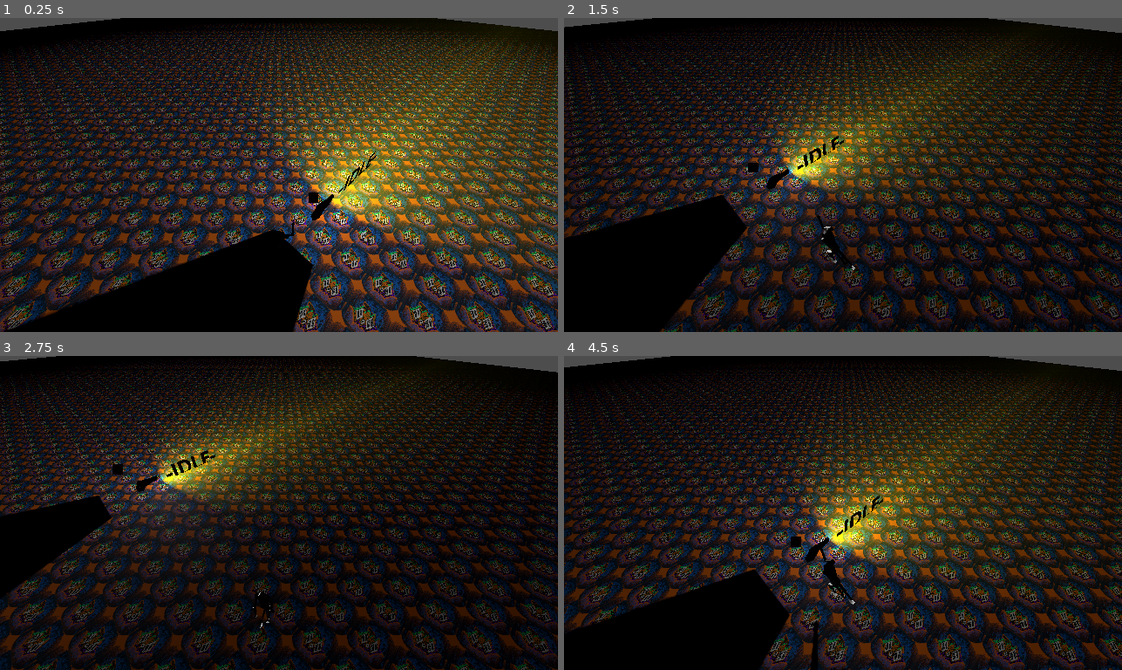
Above: before the commit, frames 1-4 (two rows, left to right).
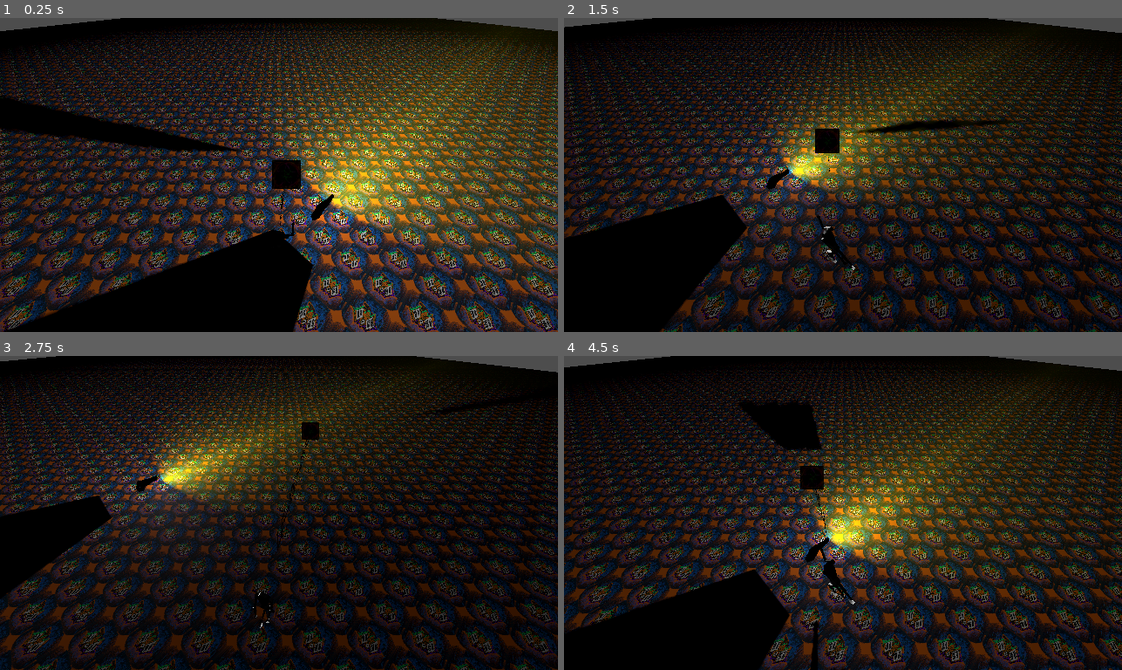
Above: after the commit, the same moments.

Repository: officialErnests/mut-4rr-
Game: Godot game, scene res://Scenes/test.tscn
Two runs of this game, one before a commit and one after it. Both use one fixed random seed, a clock stepped at 60 frames per second and the inputs below.
Inputs (mouse positions are in pixels of both pictures, inside the frame that each line leads up to):
- Up to frame 1 (0.25 s): no input
- Up to frame 2 (1.5 s): tap Enter at 0.5 s; move the mouse to (965, 159) at 0.52 s; press the mouse at (965, 159) at 0.53 s; hold D (right) 0.53-1.28 s; move the mouse to (731, 190) at 1.27 s; release the mouse at (731, 190) at 1.28 s; hold S (backward) from 1.28 s (still down); tap Shift (sprint) at 1.35 s
- Up to frame 3 (2.75 s): move the mouse to (334, 443) at 2.02 s; release S (backward) at 2.03 s; press the mouse at (334, 443) at 2.03 s; hold D (right) from 2.03 s (still down)
- Up to frame 4 (4.5 s): move the mouse to (815, 575) at 2.77 s; release D (right) at 2.78 s; release the mouse at (815, 575) at 2.78 s; hold W (forward) 2.78-3.53 s; tap Shift (sprint) at 2.85, 4.35 s; move the mouse to (1010, 560) at 3.52 s; press the mouse at (1010, 560) at 3.53 s; hold A (left) from 3.53 s (still down); move the mouse to (675, 465) at 4.27 s; release the mouse at (675, 465) at 4.28 s

The runs differ from the first frame. In frame 1, 2.5% of the frame differs, in the area x 0-68%, y 25-67%; in frame 2, 0.9%; in frame 3, 0.5%; in frame 4, 1.3%.
Error after the commit: Parse Error: Annotation "@export" cannot be applied to a function. (res://Scripts/item.gd:12)

Commit message:
I AM DONE WITH TOOLS >:((

Diff:
--- a/Scenes/game.tscn
+++ b/Scenes/game.tscn
@@ -55,7 +55,7 @@
 camera_attributes = SubResource("CameraAttributesPractical_qxrlw")
 
 [node name="StaticBody3D" type="StaticBody3D" parent="."]
-collision_layer = 7
+collision_layer = 15
 
 [node name="MeshInstance3D" type="MeshInstance3D" parent="StaticBody3D"]
 material_override = SubResource("StandardMaterial3D_qxrlw")
@@ -66,7 +66,7 @@
 
 [node name="StaticBody3D2" type="StaticBody3D" parent="."]
 transform = Transform3D(0.9659258, 0.25881904, 0, -0.25881904, 0.9659258, 0, 0, 0, 1, -19.5, 2.5, 0)
-collision_layer = 7
+collision_layer = 15
 
 [node name="MeshInstance3D" type="MeshInstance3D" parent="StaticBody3D2"]
 material_override = SubResource("StandardMaterial3D_qxrlw")
--- a/Scenes/items/pistol.tscn
+++ b/Scenes/items/pistol.tscn
@@ -1,86 +1,12 @@
-[gd_scene load_steps=19 format=3 uid="uid://b3o55eubyfvcu"]
+[gd_scene load_steps=6 format=3 uid="uid://b3o55eubyfvcu"]
 
 [ext_resource type="PackedScene" uid="uid://d27ox066bvw2q" path="res://Assets/pistol.fbx" id="1_v2aij"]
 [ext_resource type="PackedScene" uid="uid://sniksy4nvnio" path="res://Scenes/item.tscn" id="2_bgrny"]
 [ext_resource type="Material" uid="uid://b3aqa3jh0vjre" path="res://Assets/Materials/metal.tres" id="2_wnart"]
 [ext_resource type="Script" uid="uid://b5kv5ttlwlpi5" path="res://Scripts/handle_shoot.gd" id="4_1kwx8"]
-[ext_resource type="Script" uid="uid://dcpwb4aalddig" path="res://Scripts/gun_visual.gd" id="5_fx7r4"]
-[ext_resource type="Texture2D" uid="uid://b6apxjep8wnwf" path="res://Assets/cursor.png" id="7_t8rfc"]
-[ext_resource type="Script" uid="uid://c2qad2apg860v" path="res://Scripts/label_sizer.gd" id="8_nya4u"]
 
 [sub_resource type="BoxShape3D" id="BoxShape3D_bgrny"]
 size = Vector3(0.2, 0.5, 1)
-
-[sub_resource type="StandardMaterial3D" id="StandardMaterial3D_21gyy"]
-shading_mode = 0
-albedo_color = Color(0.13, 0.13, 0.13, 1)
-albedo_texture = ExtResource("7_t8rfc")
-billboard_mode = 1
-billboard_keep_scale = true
-fixed_size = true
-
-[sub_resource type="QuadMesh" id="QuadMesh_fo338"]
-
-[sub_resource type="StandardMaterial3D" id="StandardMaterial3D_iye42"]
-blend_mode = 1
-no_depth_test = true
-shading_mode = 0
-albedo_color = Color(0.003921569, 0, 0, 1)
-grow = true
-grow_amount = -0.158
-
-[sub_resource type="CylinderMesh" id="CylinderMesh_wdpvw"]
-top_radius = 0.0
-radial_segments = 4
-rings = 0
-
-[sub_resource type="StandardMaterial3D" id="StandardMaterial3D_uypta"]
-blend_mode = 1
-cull_mode = 2
-no_depth_test = true
-shading_mode = 0
-albedo_color = Color(0, 0, 0.003921569, 1)
-heightmap_scale = 8.468
-grow_amount = -0.315
-point_size = 36.9
-fov_override = 50.0
-
-[sub_resource type="TorusMesh" id="TorusMesh_ybdjb"]
-inner_radius = 2.8
-outer_radius = 3.0
-rings = 4
-ring_segments = 4
-
-[sub_resource type="StandardMaterial3D" id="StandardMaterial3D_qvc5s"]
-blend_mode = 1
-cull_mode = 2
-shading_mode = 0
-albedo_color = Color(0, 0.003921569, 0, 1)
-heightmap_scale = 8.468
-grow_amount = -0.315
-point_size = 36.9
-fov_override = 50.0
-
-[sub_resource type="TorusMesh" id="TorusMesh_7kt45"]
-inner_radius = 1.6
-outer_radius = 2.0
-rings = 4
-ring_segments = 4
-
-[sub_resource type="StandardMaterial3D" id="StandardMaterial3D_o8ibb"]
-blend_mode = 1
-cull_mode = 2
-shading_mode = 0
-albedo_color = Color(0.003921569, 0, 0, 1)
-heightmap_scale = 8.468
-grow_amount = -0.315
-point_size = 36.9
-fov_override = 50.0
-
-[sub_resource type="TorusMesh" id="TorusMesh_wlkew"]
-inner_radius = 0.4
-rings = 4
-ring_segments = 4
 
 [node name="Pistol" type="RigidBody3D" groups=["item"]]
 
@@ -97,18 +23,7 @@
 light = NodePath("../XD")
 light_pt2 = NodePath("../FLASH2")
 hiddens = NodePath("../hiddens")
-cursor_handler = NodePath("../GunVisual")
-
-[node name="GunVisual" type="Node" parent="." node_paths=PackedStringArray("GUN", "POINTER", "POINTER_LEFT", "POINTER_GOAL", "POINTER_GROUND", "POINTER_GROUND_NORM")]
-script = ExtResource("5_fx7r4")
-GUN = NodePath("..")
-POINTER = NodePath("../hiddens/POINTER")
-POINTER_LEFT = NodePath("../hiddens/POINTER_LEFT")
-POINTER_GOAL = NodePath("../hiddens/POINTER_END")
-POINTER_GROUND = NodePath("../hiddens/GROUND_POINTER")
-POINTER_GROUND_NORM = NodePath("../hiddens/POINTER_BOTTOM")
-smoothing = 4.0
-below_cursor_distance = 10
+cursor_handler = NodePath("")
 
 [node name="Collider" type="CollisionShape3D" parent="."]
 transform = Transform3D(1, 0, 0, 0, 1, 0, 0, 0, 1, 0, -0.050000012, 0)
@@ -116,68 +31,6 @@
 
 [node name="hiddens" type="Node3D" parent="."]
 transform = Transform3D(1, 0, 0, 0, 1, 0, 0, 0, 1, 0, 0, 0.7)
-
-[node name="POINTER_END" type="MeshInstance3D" parent="hiddens"]
-transform = Transform3D(0.05, 0, 0, 0, 0.05, 0, 0, 0, 0.05, 0, 1, 0)
-material_override = SubResource("StandardMaterial3D_21gyy")
-mesh = SubResource("QuadMesh_fo338")
-skeleton = NodePath("")
-
-[node name="POINTER" type="Label3D" parent="hiddens"]
-transform = Transform3D(-4.371139e-08, 0, 1, 0, 1, 0, -1, 0, -4.371139e-08, 0, 0, -3)
-double_sided = false
-alpha_cut = 1
-alpha_scissor_threshold = 0.7
-texture_filter = 0
-modulate = Color(0.039215688, 0, 0, 1)
-outline_modulate = Color(0, 0.019607844, 0.019607844, 1)
-text = "A"
-font_size = 200
-outline_size = 20
-uppercase = true
-script = ExtResource("8_nya4u")
-scroll_dir = 10
-
-[node name="POINTER_LEFT" type="Label3D" parent="hiddens"]
-transform = Transform3D(-4.371139e-08, 0, -1, 0, 1, 0, 1, 0, -4.371139e-08, 0, 0, -3)
-double_sided = false
-alpha_cut = 1
-alpha_scissor_threshold = 0.7
-texture_filter = 0
-modulate = Color(0.039215688, 0, 0, 1)
-outline_modulate = Color(0, 0.019607844, 0.019607844, 1)
-text = "A
-"
-font_size = 200
-outline_size = 20
-uppercase = true
-script = ExtResource("8_nya4u")
-
-[node name="GROUND_POINTER" type="MeshInstance3D" parent="hiddens"]
-material_override = SubResource("StandardMaterial3D_iye42")
-mesh = SubResource("CylinderMesh_wdpvw")
-skeleton = NodePath("")
-
-[node name="POINTER_BOTTOM" type="Node3D" parent="hiddens"]
-transform = Transform3D(-1, 0, 8.742278e-08, 0, 1, 0, -8.742278e-08, 0, -1, 0, 0, 0)
-
-[node name="POINTER_BOTTOM" type="MeshInstance3D" parent="hiddens/POINTER_BOTTOM"]
-transform = Transform3D(0.5, 0, 0, 0, 0.5, 0, 0, 0, 0.5, 0, 0, 0)
-material_override = SubResource("StandardMaterial3D_uypta")
-mesh = SubResource("TorusMesh_ybdjb")
-skeleton = NodePath("")
-
-[node name="POINTER_BOTTOM2" type="MeshInstance3D" parent="hiddens/POINTER_BOTTOM"]
-transform = Transform3D(0.5, 0, 0, 0, 0.5, 0, 0, 0, 0.5, 0, 0, 0)
-material_override = SubResource("StandardMaterial3D_qvc5s")
-mesh = SubResource("TorusMesh_7kt45")
-skeleton = NodePath("")
-
-[node name="POINTER_BOTTOM3" type="MeshInstance3D" parent="hiddens/POINTER_BOTTOM"]
-transform = Transform3D(0.5, 0, 0, 0, 0.5, 0, 0, 0, 0.5, 0, 0, 0)
-material_override = SubResource("StandardMaterial3D_o8ibb")
-mesh = SubResource("TorusMesh_wlkew")
-skeleton = NodePath("")
 
 [node name="SpotLight3D" type="SpotLight3D" parent="hiddens"]
 transform = Transform3D(1, 0, 0, 0, 1, 0, 0, 0, 1, -0.2, -1.1920929e-07, -1)
--- a/Scenes/player.tscn
+++ b/Scenes/player.tscn
@@ -1,9 +1,12 @@
-[gd_scene load_steps=12 format=3 uid="uid://bpgaix3cftid6"]
+[gd_scene load_steps=25 format=3 uid="uid://bpgaix3cftid6"]
 
 [ext_resource type="Script" uid="uid://c73bn6ajbmaj" path="res://Scripts/player.gd" id="1_v0iea"]
 [ext_resource type="Script" uid="uid://1f0q4ofhgup" path="res://Scripts/gun_pointer.gd" id="2_cvnsp"]
+[ext_resource type="Script" uid="uid://dcpwb4aalddig" path="res://Scripts/gun_visual.gd" id="3_6t5aa"]
 [ext_resource type="Script" uid="uid://crc1oiqwmss8" path="res://Scripts/body_animator.gd" id="3_gymyn"]
 [ext_resource type="Script" uid="uid://cx0dgxu33maxl" path="res://Scripts/itemManager.gd" id="4_8erm5"]
+[ext_resource type="Script" uid="uid://c2qad2apg860v" path="res://Scripts/label_sizer.gd" id="4_vgqql"]
+[ext_resource type="Texture2D" uid="uid://b6apxjep8wnwf" path="res://Assets/cursor.png" id="6_f1ek2"]
 [ext_resource type="Script" uid="uid://c65dhkofbptrf" path="res://Scripts/look_at.gd" id="7_3smsa"]
 [ext_resource type="Script" uid="uid://bjuxy6pujas3c" path="res://Scripts/CursorToPoint.gd" id="7_8erm5"]
 [ext_resource type="PackedScene" uid="uid://dtohjmomqtvq3" path="res://Scenes/body.tscn" id="7_f1ek2"]
@@ -16,6 +19,76 @@
 
 [sub_resource type="BoxShape3D" id="BoxShape3D_8erm5"]
 size = Vector3(2, 2, 2)
+
+[sub_resource type="StandardMaterial3D" id="StandardMaterial3D_pu2lt"]
+shading_mode = 0
+albedo_color = Color(0.13, 0.13, 0.13, 1)
+albedo_texture = ExtResource("6_f1ek2")
+billboard_mode = 1
+billboard_keep_scale = true
+
+[sub_resource type="QuadMesh" id="QuadMesh_ukyrk"]
+
+[sub_resource type="StandardMaterial3D" id="StandardMaterial3D_7dp3o"]
+blend_mode = 1
+no_depth_test = true
+shading_mode = 0
+albedo_color = Color(0.003921569, 0, 0, 1)
+grow = true
+grow_amount = -0.158
+
+[sub_resource type="CylinderMesh" id="CylinderMesh_h4iuc"]
+top_radius = 0.0
+radial_segments = 4
+rings = 0
+
+[sub_resource type="StandardMaterial3D" id="StandardMaterial3D_fd4e3"]
+blend_mode = 1
+cull_mode = 2
+no_depth_test = true
+shading_mode = 0
+albedo_color = Color(0, 0, 0.003921569, 1)
+heightmap_scale = 8.468
+grow_amount = -0.315
+point_size = 36.9
+fov_override = 50.0
+
+[sub_resource type="TorusMesh" id="TorusMesh_qqcod"]
+inner_radius = 2.8
+outer_radius = 3.0
+rings = 4
+ring_segments = 4
+
+[sub_resource type="StandardMaterial3D" id="StandardMaterial3D_igrcy"]
+blend_mode = 1
+cull_mode = 2
+shading_mode = 0
+albedo_color = Color(0, 0.003921569, 0, 1)
+heightmap_scale = 8.468
+grow_amount = -0.315
+point_size = 36.9
+fov_override = 50.0
+
+[sub_resource type="TorusMesh" id="TorusMesh_fs7ks"]
+inner_radius = 1.6
+outer_radius = 2.0
+rings = 4
+ring_segments = 4
+
+[sub_resource type="StandardMaterial3D" id="StandardMaterial3D_l6n3p"]
+blend_mode = 1
+cull_mode = 2
+shading_mode = 0
+albedo_color = Color(0.003921569, 0, 0, 1)
+heightmap_scale = 8.468
+grow_amount = -0.315
+point_size = 36.9
+fov_override = 50.0
+
+[sub_resource type="TorusMesh" id="TorusMesh_olqyp"]
+inner_radius = 0.4
+rings = 4
+ring_segments = 4
 
 [node name="Player" type="CharacterBody3D"]
 collision_mask = 8
@@ -108,3 +181,80 @@
 node_to_stick = NodePath("../ItemSlot")
 
 [node name="ItemSlot" type="Node3D" parent="ItemHolder"]
+
+[node name="Pointer" type="Node3D" parent="ItemHolder"]
+
+[node name="Pointer" type="Node" parent="ItemHolder/Pointer" node_paths=PackedStringArray("LOOK_AT", "GUN", "POINTER", "POINTER_LEFT", "POINTER_GOAL", "POINTER_GROUND", "POINTER_GROUND_NORM")]
+script = ExtResource("3_6t5aa")
+enabled = true
+LOOK_AT = NodePath("../../../Gun_Look_at")
+GUN = NodePath("..")
+POINTER = NodePath("../POINTER")
+POINTER_LEFT = NodePath("../POINTER_LEFT")
+POINTER_GOAL = NodePath("../POINTER_END")
+POINTER_GROUND = NodePath("../GROUND_POINTER")
+POINTER_GROUND_NORM = NodePath("../POINTER_BOTTOM")
+smoothing = 4.0
+below_cursor_distance = 10
+
+[node name="POINTER_END" type="MeshInstance3D" parent="ItemHolder/Pointer"]
+transform = Transform3D(1, 0, 0, 0, 1, 0, 0, 0, 1, 0, 1.0000001, 0)
+material_override = SubResource("StandardMaterial3D_pu2lt")
+mesh = SubResource("QuadMesh_ukyrk")
+skeleton = NodePath("")
+
+[node name="POINTER" type="Label3D" parent="ItemHolder/Pointer"]
+transform = Transform3D(-4.371139e-08, 0, 1, 0, 1, 0, -1, 0, -4.371139e-08, 0, 0, -3)
+double_sided = false
+alpha_cut = 1
+alpha_scissor_threshold = 0.7
+texture_filter = 0
+modulate = Color(0.039215688, 0, 0, 1)
+outline_modulate = Color(0, 0.019607844, 0.019607844, 1)
+text = "A"
+font_size = 200
+outline_size = 20
+uppercase = true
+script = ExtResource("4_vgqql")
+scroll_dir = 10
+
+[node name="POINTER_LEFT" type="Label3D" parent="ItemHolder/Pointer"]
+transform = Transform3D(-4.371139e-08, 0, -1, 0, 1, 0, 1, 0, -4.371139e-08, 0, 0, -3)
+double_sided = false
+alpha_cut = 1
+alpha_scissor_threshold = 0.7
+texture_filter = 0
+modulate = Color(0.039215688, 0, 0, 1)
+outline_modulate = Color(0, 0.019607844, 0.019607844, 1)
+text = "A
+"
+font_size = 200
+outline_size = 20
+uppercase = true
+script = ExtResource("4_vgqql")
+
+[node name="GROUND_POINTER" type="MeshInstance3D" parent="ItemHolder/Pointer"]
+material_override = SubResource("StandardMaterial3D_7dp3o")
+mesh = SubResource("CylinderMesh_h4iuc")
+skeleton = NodePath("")
+
+[node name="POINTER_BOTTOM" type="Node3D" parent="ItemHolder/Pointer"]
+transform = Transform3D(-1, 0, 8.742278e-08, 0, 1, 0, -8.742278e-08, 0, -1, 0, 0, 0)
+
+[node name="POINTER_BOTTOM" type="MeshInstance3D" parent="ItemHolder/Pointer/POINTER_BOTTOM"]
+transform = Transform3D(0.5, 0, 0, 0, 0.5, 0, 0, 0, 0.5, 0, 0, 0)
+material_override = SubResource("StandardMaterial3D_fd4e3")
+mesh = SubResource("TorusMesh_qqcod")
+skeleton = NodePath("")
+
+[node name="POINTER_BOTTOM2" type="MeshInstance3D" parent="ItemHolder/Pointer/POINTER_BOTTOM"]
+transform = Transform3D(0.5, 0, 0, 0, 0.5, 0, 0, 0, 0.5, 0, 0, 0)
+material_override = SubResource("StandardMaterial3D_igrcy")
+mesh = SubResource("TorusMesh_fs7ks")
+skeleton = NodePath("")
+
+[node name="POINTER_BOTTOM3" type="MeshInstance3D" parent="ItemHolder/Pointer/POINTER_BOTTOM"]
+transform = Transform3D(0.5, 0, 0, 0, 0.5, 0, 0, 0, 0.5, 0, 0, 0)
+material_override = SubResource("StandardMaterial3D_l6n3p")
+mesh = SubResource("TorusMesh_olqyp")
+skeleton = NodePath("")
--- a/Scripts/item.gd
+++ b/Scripts/item.gd
@@ -1,21 +1,15 @@
-@tool
 extends Node
 
 enum ItemType {
-	GUN
+	GUN,
 }
-var classes
-var typess: ItemType
-var testing: bool
-func _get_property_list() -> Array:
-	var properties: Array = []
-	if ItemType.GUN:
-		properties.append({
-			"name": "typess",
-			"type": TYPE_NIL,
-			"usage": PROPERTY_USAGE_CATEGORY,
-		})
-	return properties
+
+@export var type: ItemType
+
+@export_category("GUN")
+@export
 
 func initalise(p_main):
-	pass
+	match type:
+		ItemType.GUN:
+			pass
--- a/Scripts/label_sizer.gd
+++ b/Scripts/label_sizer.gd
@@ -32,7 +32,7 @@
 
 func renderText():
 	text = ""
-	var temp_range = floori(distance / (TEXT_SIZE[text_state] * 8))
+	var temp_range = max(floori(distance / (TEXT_SIZE[text_state] * 8)) + 1, 2)
 	for i in range(temp_range):
 		if i == 0:
 			text += SHOT_TEXTS[text_state].substr(floori(scroll) % (SHOT_TEXTS[text_state].length()))
